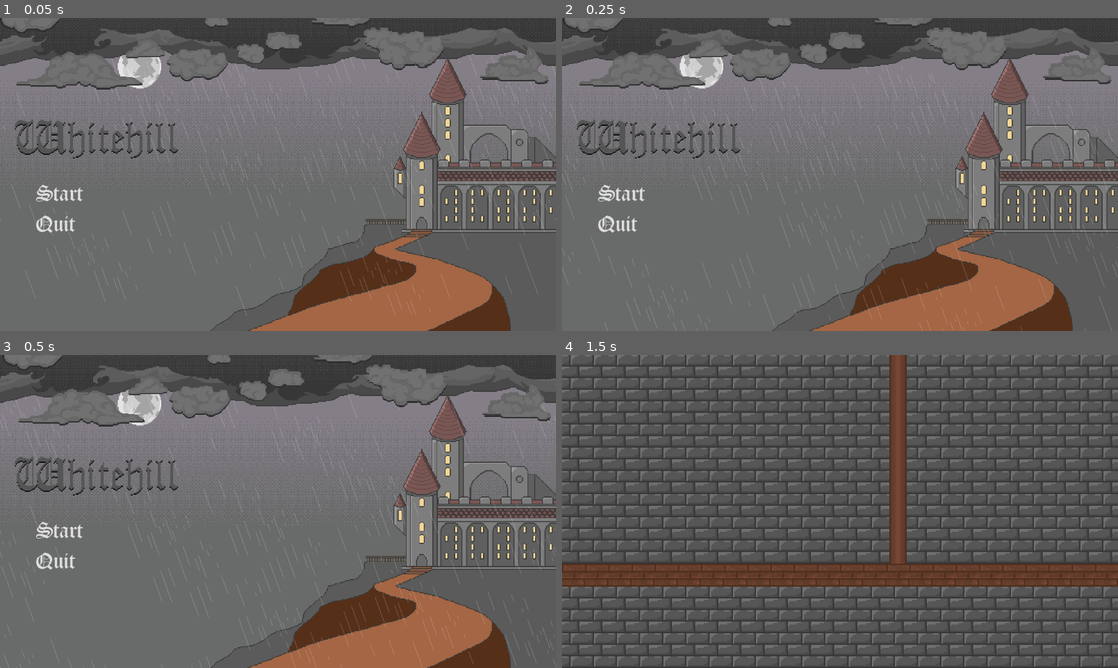
Above: before the commit, frames 1-4 (two rows, left to right).
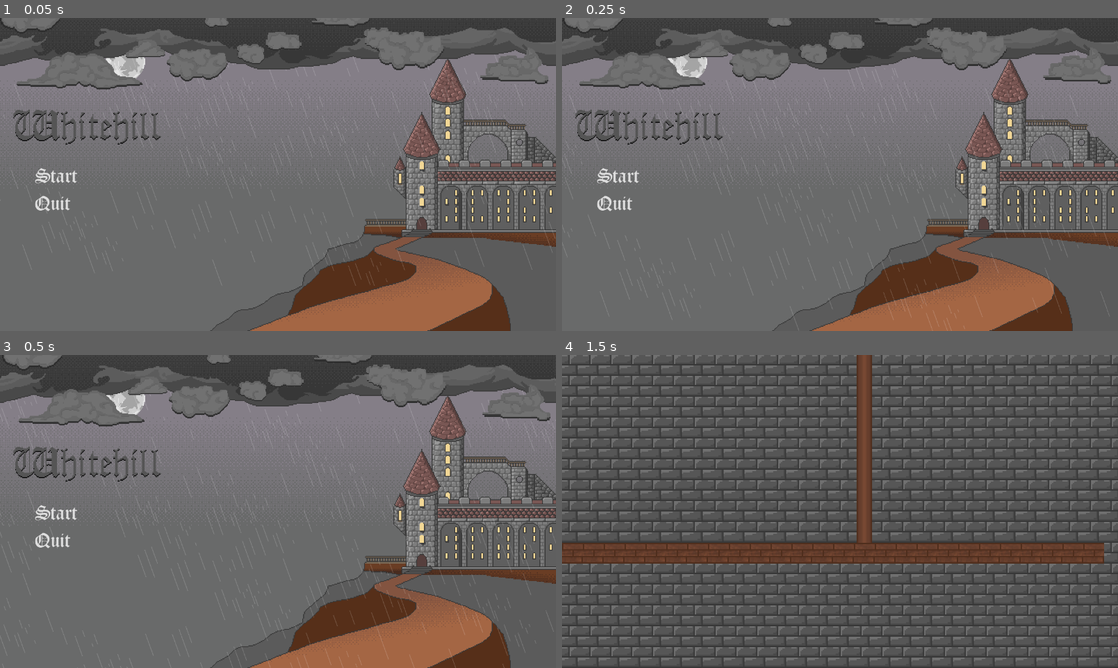
Above: after the commit, the same moments.

Repository: lestercantor/gwj-74---haunted
Game: Godot game, scene res://Art Assets/Art Scenes/MainMenuBackground.tscn
Two runs of this game, one before a commit and one after it. Both use one fixed random seed, a clock stepped at 60 frames per second and the inputs below.
Inputs:
- Up to frame 1 (0.05 s): no input
- Up to frame 2 (0.25 s): no input
- Up to frame 3 (0.5 s): no input
- Up to frame 4 (1.5 s): click "Start" at 0.5 s; tap Enter at 1.25 s; hold D (move_right) from 1.28 s (still down)

The runs differ from the first frame. In frame 1, 6.7% of the frame differs, in the area x 2-100%, y 0-100%; in frame 2, 6.8%; in frame 3, 6.9%; in frame 4, 48%, in the area x 0-100%, y 0-100%.

Commit message:
Updated castle image
also fixed pixel perfect issue in project settings

Diff:
--- a/Art Assets/Art Scenes/MainMenuBackground.tscn
+++ b/Art Assets/Art Scenes/MainMenuBackground.tscn
@@ -29,71 +29,71 @@
 offset_right = -117.928
 offset_bottom = -101.104
 
-[node name="Camera2D" type="Camera2D" parent="."]
-anchor_mode = 0
+[node name="ParallaxBackground" type="ParallaxBackground" parent="."]
 
-[node name="Logo" type="Sprite2D" parent="Camera2D"]
-z_index = 1
-position = Vector2(199, 249)
-scale = Vector2(2, 2)
-texture = ExtResource("5_3g11h")
-
-[node name="ParallaxBackground" type="ParallaxBackground" parent="Camera2D"]
-
-[node name="HighCloudsParallax" type="ParallaxLayer" parent="Camera2D/ParallaxBackground"]
+[node name="HighCloudsParallax" type="ParallaxLayer" parent="ParallaxBackground"]
 z_index = 2
-motion_mirroring = Vector2(1152, 0)
+motion_mirroring = Vector2(1280, 0)
 script = ExtResource("1_4ih0m")
 CloudSpeedx = -0.1
 
-[node name="HighCloudLayer" type="Sprite2D" parent="Camera2D/ParallaxBackground/HighCloudsParallax"]
+[node name="HighCloudLayer" type="Sprite2D" parent="ParallaxBackground/HighCloudsParallax"]
 z_index = 2
 z_as_relative = false
-position = Vector2(576, 324)
-scale = Vector2(1.8, 1.8)
+position = Vector2(640, 360)
+scale = Vector2(2, 2)
 texture = ExtResource("2_jkf1k")
 
-[node name="ForegroundCloudsParralax" type="ParallaxLayer" parent="Camera2D/ParallaxBackground"]
+[node name="ForegroundCloudsParralax" type="ParallaxLayer" parent="ParallaxBackground"]
 z_index = 3
-motion_mirroring = Vector2(1152, 0)
+motion_mirroring = Vector2(1280, 0)
 script = ExtResource("1_4ih0m")
 CloudSpeedx = 0.15
 
-[node name="ForegroundCloudLayer" type="Sprite2D" parent="Camera2D/ParallaxBackground/ForegroundCloudsParralax"]
+[node name="ForegroundCloudLayer" type="Sprite2D" parent="ParallaxBackground/ForegroundCloudsParralax"]
 z_index = 3
 z_as_relative = false
-position = Vector2(576, 324)
-scale = Vector2(1.8, 1.8)
+position = Vector2(640, 360)
+scale = Vector2(2, 2)
 texture = ExtResource("4_1ifbp")
 
-[node name="SkyLayer" type="ParallaxLayer" parent="Camera2D/ParallaxBackground"]
+[node name="SkyLayer" type="ParallaxLayer" parent="ParallaxBackground"]
 
-[node name="GloomySkyBackground" type="Sprite2D" parent="Camera2D/ParallaxBackground/SkyLayer"]
-position = Vector2(576, 324)
-scale = Vector2(1.8, 1.8)
+[node name="GloomySkyBackground" type="Sprite2D" parent="ParallaxBackground/SkyLayer"]
+position = Vector2(640, 360)
+scale = Vector2(2, 2)
 texture = ExtResource("3_v5tdo")
 
-[node name="Moon" type="Sprite2D" parent="Camera2D/ParallaxBackground/SkyLayer"]
+[node name="Moon" type="Sprite2D" parent="ParallaxBackground/SkyLayer"]
 z_index = 1
 position = Vector2(289, 101)
 scale = Vector2(1.5, 1.5)
 texture = ExtResource("2_mq54q")
 
-[node name="Castle" type="Sprite2D" parent="Camera2D/ParallaxBackground/SkyLayer"]
-position = Vector2(576, 324)
-scale = Vector2(1.8, 1.8)
+[node name="Castle" type="Sprite2D" parent="ParallaxBackground/SkyLayer"]
+position = Vector2(640, 360)
+scale = Vector2(2, 2)
 texture = ExtResource("7_iiesl")
 
-[node name="RainLayer1" type="ParallaxLayer" parent="Camera2D/ParallaxBackground"]
+[node name="RainLayer1" type="ParallaxLayer" parent="ParallaxBackground"]
 z_index = 1
 motion_mirroring = Vector2(1152, 648)
 script = ExtResource("1_4ih0m")
 CloudSpeedx = 3.0
 CloudSpeedy = 9.0
 
-[node name="RainLayer" type="Sprite2D" parent="Camera2D/ParallaxBackground/RainLayer1"]
+[node name="RainLayer" type="Sprite2D" parent="ParallaxBackground/RainLayer1"]
 modulate = Color(1, 1, 1, 0.152941)
 position = Vector2(576, 324)
 scale = Vector2(1.8, 1.8)
 skew = -0.349066
 texture = ExtResource("6_m5tty")
+
+[node name="Logo" type="Sprite2D" parent="."]
+z_index = 1
+position = Vector2(199, 249)
+scale = Vector2(2, 2)
+texture = ExtResource("5_3g11h")
+
+[node name="Camera2D" type="Camera2D" parent="."]
+anchor_mode = 0
--- a/project.godot
+++ b/project.godot
@@ -17,6 +17,9 @@
 
 [display]
 
+window/size/viewport_width=1280
+window/size/viewport_height=720
+window/size/mode=3
 window/stretch/mode="viewport"
 
 [input]
@@ -50,3 +53,4 @@
 
 textures/canvas_textures/default_texture_filter=0
 2d/snap/snap_2d_transforms_to_pixel=true
+2d/snap/snap_2d_vertices_to_pixel=true
Binary file changed: Art Assets/Backgrounds/Castle.png
